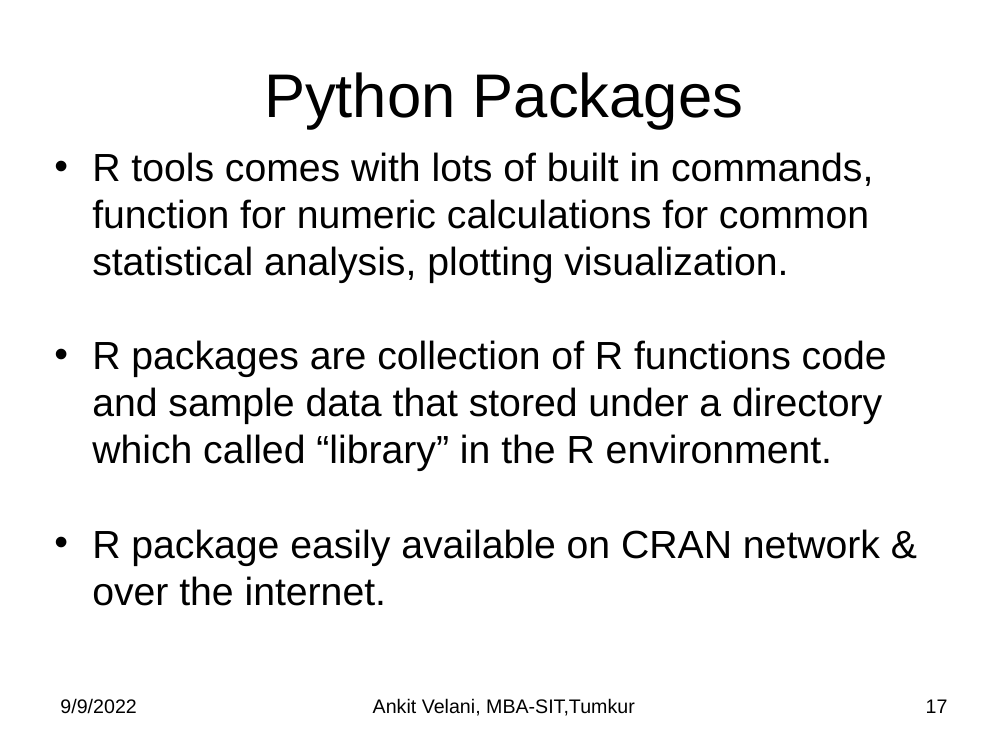
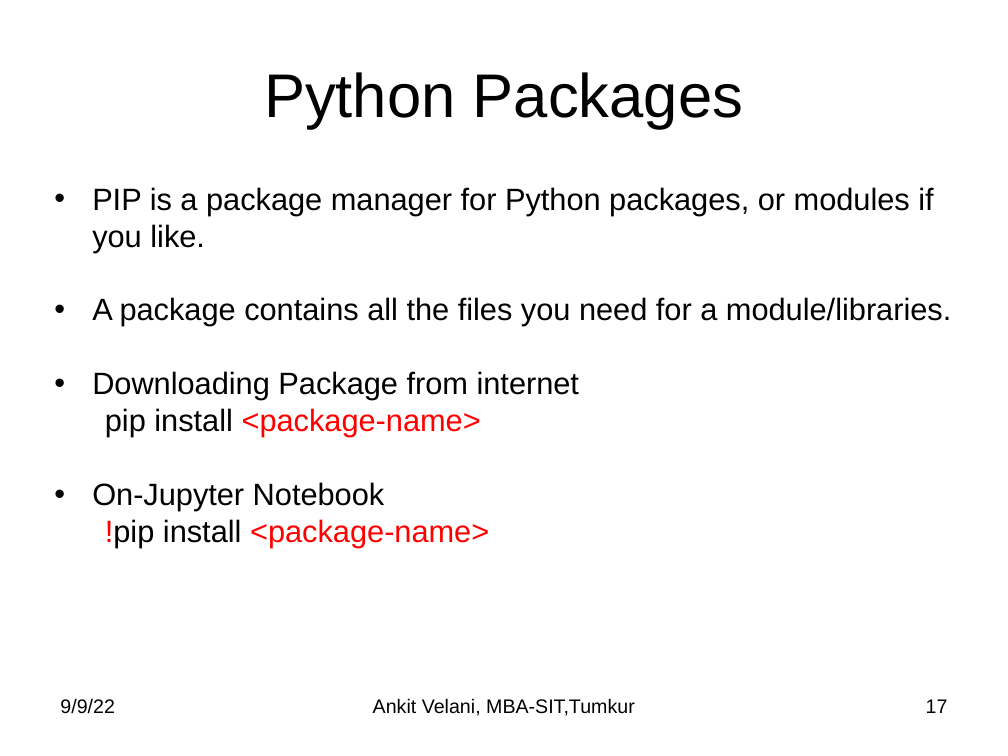
Before and after one commit to sitmbadept/sitmbadept.github.io, a slide deck: slide 17 of BDTM/Python/Unit-4-Python-Programming.pptx. Drawn at 1008x756 pixels with LibreOffice and Linux fonts; fonts in the diff are those of the drawing. Boxes give left, top, right and bottom in pixels: in the first picture for what was removed or moved away, otherwise in the second. Text is boxed around its words. In the diff, an @@ line names an element or a change of style, - is before the commit and + after.

```diff
--- a/BDTM/Python/Unit-4-Python-Programming.pptx
+++ b/BDTM/Python/Unit-4-Python-Programming.pptx
@@ text at box(92, 187, 951, 548): text changed; size 28 to 22 pt @@
-• R tools comes with lots of built in commands, function for numeric calculations for common statistical analysis, plotting visualization.
-• R packages are collection of R functions code and sample data that stored under a directory which called “library” in the R environment.
-• R package easily available on CRAN network & over the internet.
+• PIP is a package manager for Python packages, or modules if you like.
+• A package contains all the files you need for a module/libraries.
+• Downloading Package from internet
+  pip install <package-name>
+• On-Jupyter Notebook
+  !pip install <package-name>
@@ text at box(60, 698, 114, 714): text changed @@
-9/9/2022
+9/9/22
```
Also in this commit, not shown: 19 other slides changed, 1 slide added, 10 slides removed, 1 other file.
